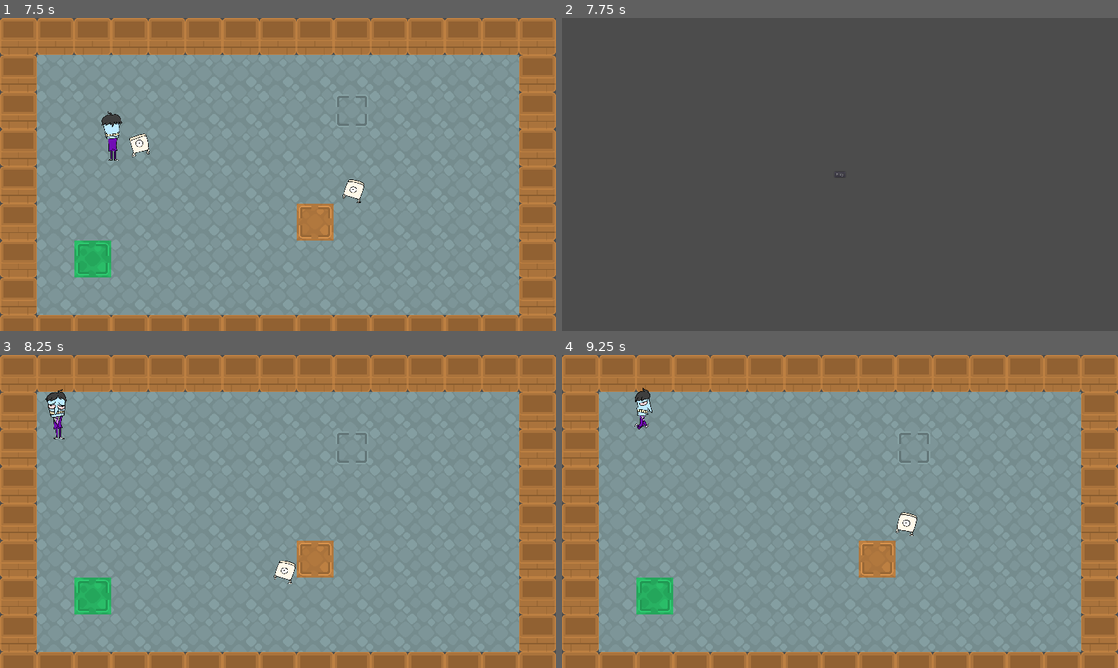
Above: before the commit, frames 1-4 (two rows, left to right).
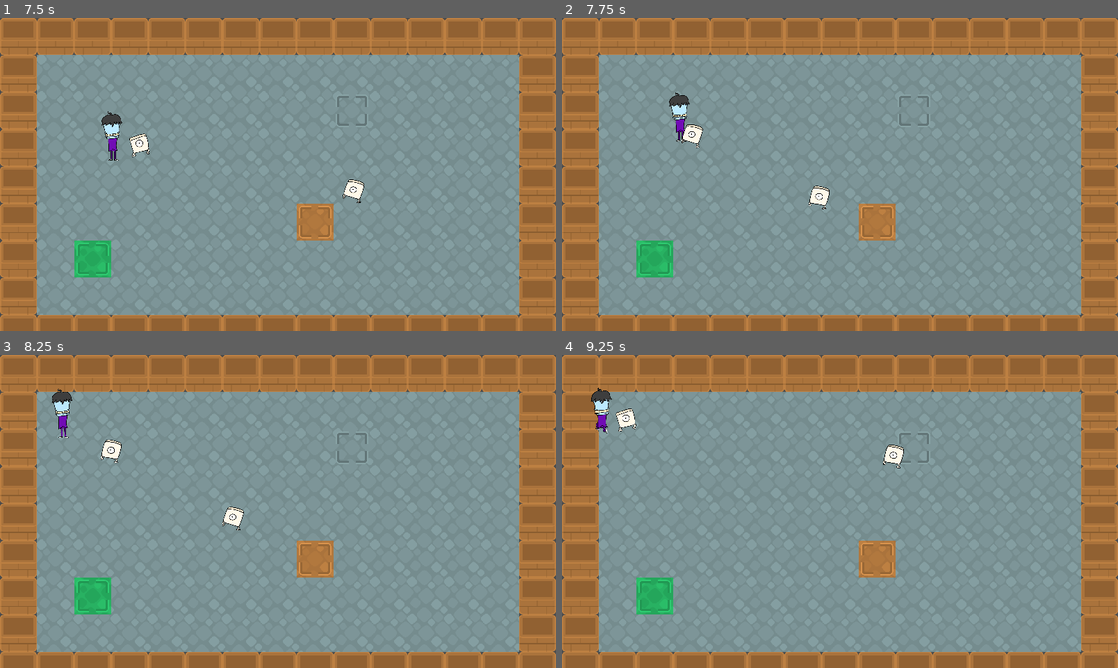
Above: after the commit, the same moments.

Repository: TheSeahorse/GMTK2022
Game: Godot game, scene res://Main.tscn
Same seed, same stepped clock (60 frames per second), same inputs: the game is played once before the commit and once after it.
Inputs (mouse positions are in pixels of both pictures, inside the frame that each line leads up to):
- Up to frame 1 (7.5 s): click "Play" at 0.5 s; tap Enter at 1.25 s; move the mouse to (400, 158) at 1.27 s; hold D (move_right) 1.28-2.03 s; tap Space at 1.52, 2.27, 3.77, 4.52, 5.27, 6.77 s; move the mouse to (166, 190) at 2.02 s; hold S (move_down) 2.03-2.78 s; move the mouse to (333, 105) at 2.77 s; hold D (move_right) 2.78-3.53 s; move the mouse to (250, 237) at 3.52 s; hold W (move_up) 3.53-4.28 s; move the mouse to (444, 221) at 4.27 s; hold A (move_left) 4.28-5.78 s; move the mouse to (111, 127) at 5.02 s; move the mouse to (305, 174) at 5.77 s; hold S (move_down) 5.78-6.53 s; move the mouse to (194, 96) at 6.52 s; hold D (move_right) 6.53-7.28 s; move the mouse to (400, 158) at 7.27 s; hold W (move_up) from 7.28 s (still down)
- Up to frame 2 (7.75 s): keep holding W (move_up); tap Space at 7.52 s
- Up to frame 3 (8.25 s): release W (move_up) at 8 s; click (278, 511) at 8 s, where only the run before the commit has a clickable "Play"
- Up to frame 4 (9.25 s): move the mouse to (728, 527) at 8.77 s; hold D (move_right) from 8.78 s (still down); tap Space at 9.02 s

Frame 1 is identical in both runs. In frame 2, 100% of the frame differs, in the area x 0-100%, y 0-100%; in frame 3, 0.9%; in frame 4, 1.1%.

Commit message:
Add knockback and player health

Diff:
--- a/Game.gd
+++ b/Game.gd
@@ -8,6 +8,7 @@
 
 var rng = RandomNumberGenerator.new()
 var player
+var player_health = 3
 var enemies = []
 
 func _ready():
@@ -40,8 +41,12 @@
     else:
         return pos
 
-func _player_detected_enemy(_body):
-    get_tree().change_scene("res://Menu.tscn")
+func _player_detected_enemy(body):
+    player.push(body.position.direction_to(player.position))
+    if player_health > 1:
+        player_health -= 1
+    else:
+        get_tree().change_scene("res://Menu.tscn")
 
 func _process(_delta):
     for enemy in enemies:
--- a/Player.gd
+++ b/Player.gd
@@ -6,7 +6,7 @@
 
 var velocity = Vector2.ZERO
 var friction: float
-
+var pushed = false
 
 func _ready():
     friction = float(move_speed)/5000
@@ -24,7 +24,10 @@
     var target_velocity = direction * move_speed
     velocity += (target_velocity - velocity) * friction
     if velocity.length() > move_speed:
-        velocity *= move_speed/velocity.length()
+        if not pushed:
+            velocity *= move_speed/velocity.length()
+    else:
+        pushed = false
     move_and_slide(velocity)
 
 
@@ -33,6 +36,10 @@
     direction.x = Input.get_axis("move_left", "move_right")
     direction.y = Input.get_axis("move_up", "move_down")
     return direction
+
+func push(direction: Vector2):
+    pushed = true
+    velocity = direction * move_speed * 5
 
 #for rotating towards the direction you're moving
 func rotate_player_towards_move():
